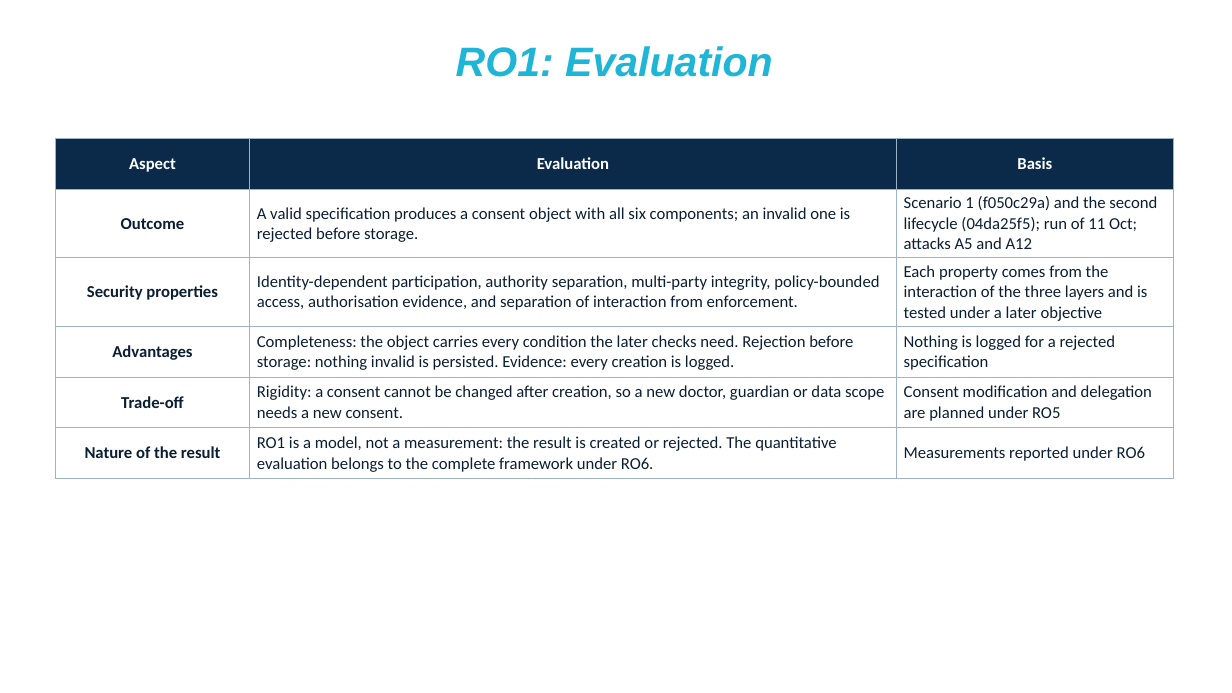
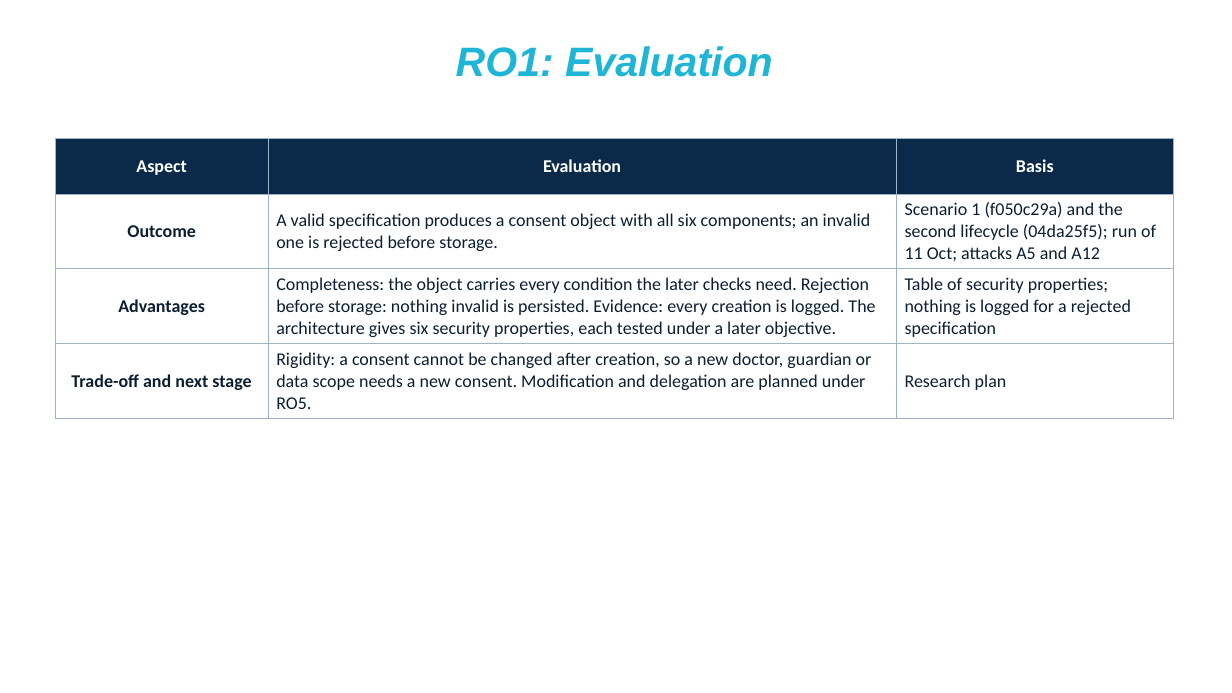
Before and after one commit to yasir12345678900/HealthRWA-Sepolia-Personal-try, a slide deck: slide 22 of docs/Yasir_Alyoubi_CA2_final_RO_validation.pptm. Drawn at 1232x693 pixels with LibreOffice and Linux fonts; fonts in the diff are those of the drawing; background and template pictures are left out. Boxes give left, top, right and bottom in pixels: in the first picture for what was removed or moved away, otherwise in the second. Text is boxed around its words. In the diff, an @@ line names an element or a change of style, - is before the commit and + after.

```diff
--- a/docs/Yasir_Alyoubi_CA2_final_RO_validation.pptm
+++ b/docs/Yasir_Alyoubi_CA2_final_RO_validation.pptm
@@ table at [55, 139, 1174, 543] @@
-row 3: Security properties | Identity-dependent participation, authority separation, multi-party integrity, policy-bounded access, authorisation evidence, and separation of interaction from enforcement. | Each property comes from the interaction of the three layers and is tested under a later objective
-row 4: Advantages | Completeness: the object carries every condition the later checks need. Rejection before storage: nothing invalid is persisted. Evidence: every creation is logged. | Nothing is logged for a rejected specification
-row 5: Trade-off | Rigidity: a consent cannot be changed after creation, so a new doctor, guardian or data scope needs a new consent. | Consent modification and delegation are planned under RO5
-row 6: Nature of the result | RO1 is a model, not a measurement: the result is created or rejected. The quantitative evaluation belongs to the complete framework under RO6. | Measurements reported under RO6
+row 3: Advantages | Completeness: the object carries every condition the later checks need. Rejection before storage: nothing invalid is persisted. Evidence: every creation is logged. The architecture gives six security properties, each tested under a later objective. | Table of security properties; nothing is logged for a rejected specification
+row 4: Trade-off and next stage | Rigidity: a consent cannot be changed after creation, so a new doctor, guardian or data scope needs a new consent. Modification and delegation are planned under RO5. | Research plan
```
Also in this commit, not shown: 3 other slides changed.
